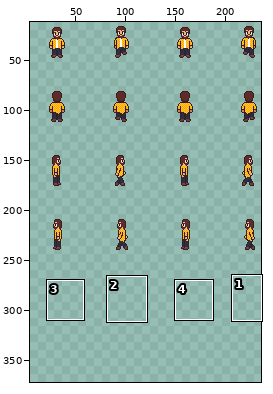
Two states of a pixel-art file, main/data/characters/player/player.aseprite. Above: a wide view before the commit, with the close-up outlined.
Close-up. Old version:
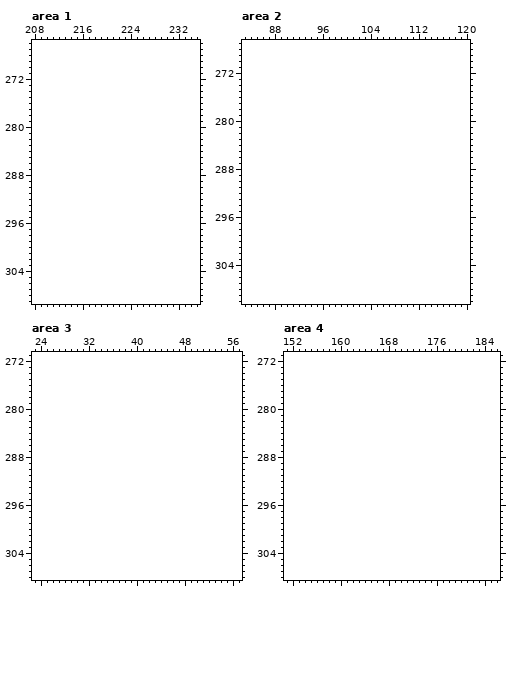
256x256 pixels, 1 frame. Colours within 5 levels of each other are drawn and written as one. Shown: area 1: x 208..235, y 266..309; area 2: x 83..120, y 267..310; area 3: x 23..57, y 271..308; area 4: x 151..186, y 271..308. The old version is drawn lined up with the new one, on the new canvas. The wide view leaves out empty margins. The commit also changed other parts of the picture, which this record leaves out.
Palette (. is transparent): 
Now the later version:
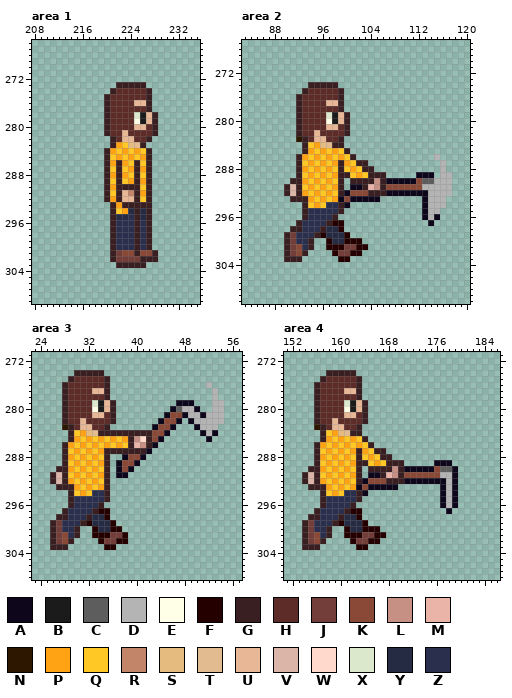
Colours new in this view: A #0e071b  B #1b1b1b  C #5d5d5d  D #b4b4b4  E #ffffe8  F #240000  G #391f21  H #5d2c28  J #733e39  K #8a4836  L #c69184  M #eab5a8  N #2d1700  P #ffa214  Q #ffc825  R #c28569  S #e5bb7f  T #e2bb90  U #e8b796  V #dbb5a8  W #ffd9cc  X #dbe8cc  Y #262b44  Z #2a2f4e
Changes in this commit:
canvas 256x256 -> 256x384
Changed rows in their new state; - is an unchanged pixel.
Area 1:
first column x 220:
273 --GGGGG--
274 -GHHHHHG-
275 GHHHHHHG-
276 GHHHHUUG-
277 GHHHHHHG-
278 GHHHHXBUG
279 GHHHHEBUG
280 GHHHHUUHG
281 GHHUHHHHG
282 -GHUUHHG-
283 -GPQSTG--
284 GPQPQPQG-
285 GQPQPQPG-
286 GPGPQGQG-
287 GQGQPGPG-
288 GPGPQGQG-
289 GQGQPGPG-
290 GPGGGGQG-
291 GQGURGPG-
292 GPGUUGQG-
293 -GPGGGGG-
294 -GQPYGYG-
295 -GYYZGYG-
296 -GZZZGZG-
297 -GZZZGZG-
298 -GZZZGZG-
299 -GZZZGZG-
300 -GZZZGZG-
301 -GJKKGKKG
302 -GJJJJGGG
303 --GGGGG--
Area 2:
first column x 90:
274 ----GGGGG-------------------
275 ---GHHHHHG------------------
276 --GHHHHHHG------------------
277 --GHHHHUUG------------------
278 --GHHHHHHG------------------
279 --GHHHHXBUG-----------------
280 --GHHHHEBUG-----------------
281 --GHHHHUUHG-----------------
282 --GHHUHHHHG-----------------
283 --NGHUUHHG------------------
284 ---GQPSTGG------------------
285 ---GPQPQPQG-----------------
286 --GPQPQPQPQG-------------D--
287 --GQPQPQPGPQGG------------D-
288 --GPQPQPQGQPQGG-----------D-
289 --GQPQPQPGGQPQGGG-----AAA-DD
290 -GGPQPQPQG-GGGGLGAAAAAKCCDDD
291 GVGQPQPQPG-AAGMLGKKKKKKDDDDD
292 GVGPQPQPQGAKKKGGGAAAAAAADDDD
293 -GGGPQPQPAKAAAAA-------ADDD-
294 ---GQPQZZGA------------ADDD-
295 ---GZZZZZG-------------ADD--
296 ---GZZZZG--------------ADA--
297 --GZZZZGFF--------------A---
298 -GGZZZGYYF------------------
299 GJZZZGFYYYF-----------------
300 GJZZG--FYYFFF---------------
301 GJKZG--FFFJJFF--------------
302 GJKG----FJJFF---------------
303 GGG------FF-----------------
Area 3:
first column x 26:
274 ----GGGGG--------------------
275 ---GHHHHHG-------------------
276 --GHHHHHHG----------------D--
277 --GHHHHUUG-----------------D-
278 --GHHHHHHG-----------------D-
279 --GHHHHXBUG----------AAA---DD
280 --GHHHHEBUG---------ACDDA--DD
281 --GHHHHUUHG--------AKKADDADDD
282 --GHHUHHHHG-------AKKA-ADDDDD
283 --NGHUUHHG-------AKKA---ADDD-
284 ---GQPSTGGGGGGGGGKKA-----ADA-
285 ---GPQPQPQPQPGLWGKA-------A--
286 --GPQPQPQPQPQGMLGA-----------
287 --GQPQPQPGGGGGGGA------------
288 --GPQPQPQG--AKKA-------------
289 --GQPQPQPG-AKKA--------------
290 -GGPQPQPQG-AKA---------------
291 GVGQPQPQPG-AA----------------
292 GVGPQPQPQG-------------------
293 -GGGPQPQPG-------------------
294 ---GQPQZZG-------------------
295 ---GZZZZZG-------------------
296 ---GZZZZG--------------------
297 --GZZZZGFF-------------------
298 -GGZZZGYYF-------------------
299 GJZZZGFYYYF------------------
300 GJZZG--FYYFF-----------------
301 GJKZG--FFFJJF----------------
302 GJKG----FJJFF----------------
303 GGG------FF------------------
Area 4:
first column x 154:
274 ----GGGGG-----------------
275 ---GHHHHHG----------------
276 --GHHHHHHG----------------
277 --GHHHHUUG----------------
278 --GHHHHHHG----------------
279 --GHHHHXBUG---------------
280 --GHHHHEBUG---------------
281 --GHHHHUUHG---------------
282 --GHHUHHHHG---------------
283 --NGHUUHHG----------------
284 ---GQPSTGG----------------
285 ---GPQPQPQG---------------
286 --GPQPQPQPQG--------------
287 --GQPQPQPGPQGG------------
288 --GPQPQPQGQPQGG-----------
289 --GQPQPQPGGQPQGGG-----AAA-
290 -GGPQPQPQG-GGGGLGAAAAAKCCA
291 GVGQPQPQPG-AAGMLGKKKKKKDDA
292 GVGPQPQPQGAKKKGGGAAAAAAADA
293 -GGGPQPQPAKAAAAA-------ADA
294 ---GQPQZZGA------------ADA
295 ---GZZZZZG-------------ADA
296 ---GZZZZG--------------ADA
297 --GZZZZGFF--------------A-
298 -GGZZZGYYF----------------
299 GJZZZGFYYYF---------------
300 GJZZG--FYYFFF-------------
301 GJKZG--FFFJJFF------------
302 GJKG----FJJFF-------------
303 GGG------FF---------------
